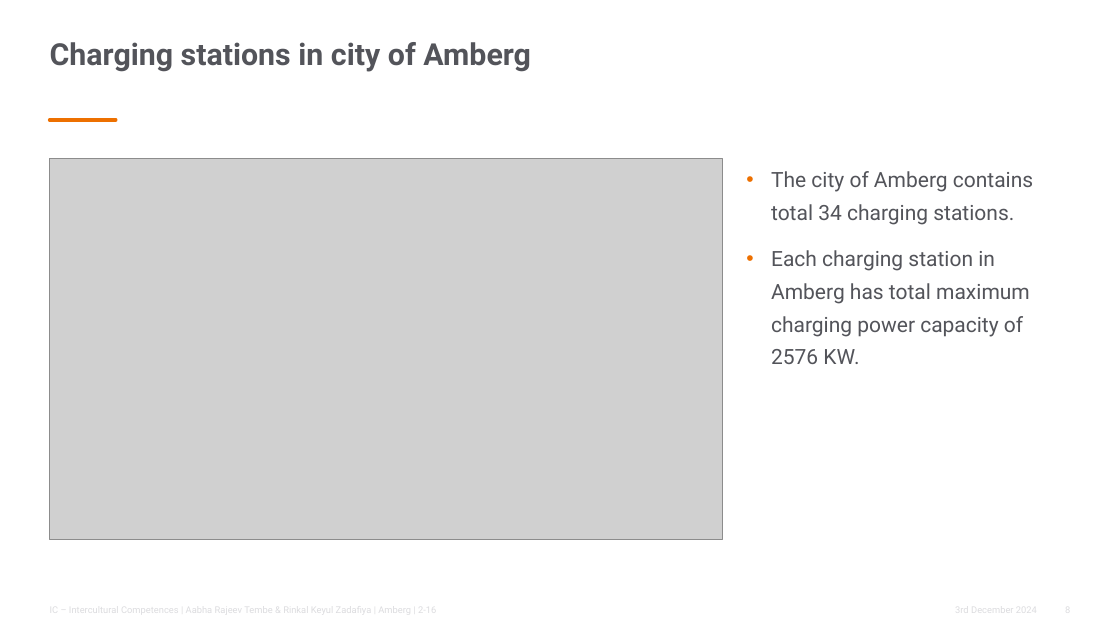
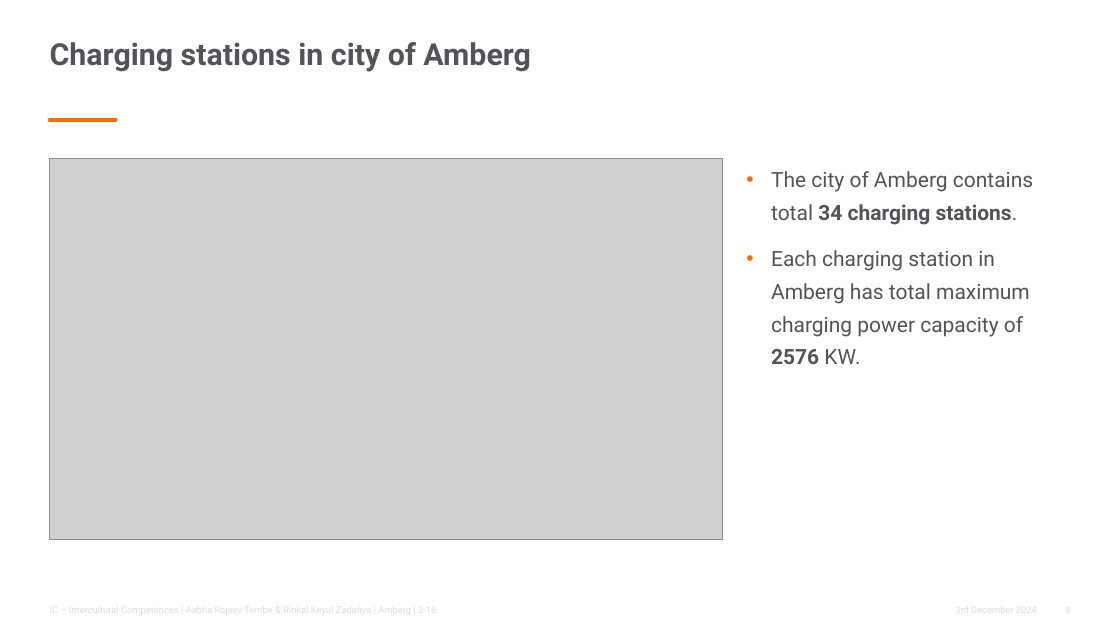
Before and after one commit to SathwikSharma226/PRS_FinalProject_EVGermany, a slide deck: slide 8 of PRS_Presentation_EVGermany.pptx. Drawn at 1120x630 pixels with LibreOffice and Linux fonts; fonts in the diff are those of the drawing; grey boxes stand for pictures; background and template pictures are left out. Boxes give left, top, right and bottom in pixels: in the first picture for what was removed or moved away, otherwise in the second. Text is boxed around its words. In the diff, an @@ line names an element or a change of style, - is before the commit and + after.

```diff
--- a/PRS_Presentation_EVGermany.pptx
+++ b/PRS_Presentation_EVGermany.pptx
@@ text "The city of Amberg contains ..." at box(746, 159, 1070, 539): bold on in "34 charging stations.", "2576" @@
```
Also in this commit, not shown: 2 other slides changed, 3 other files.
